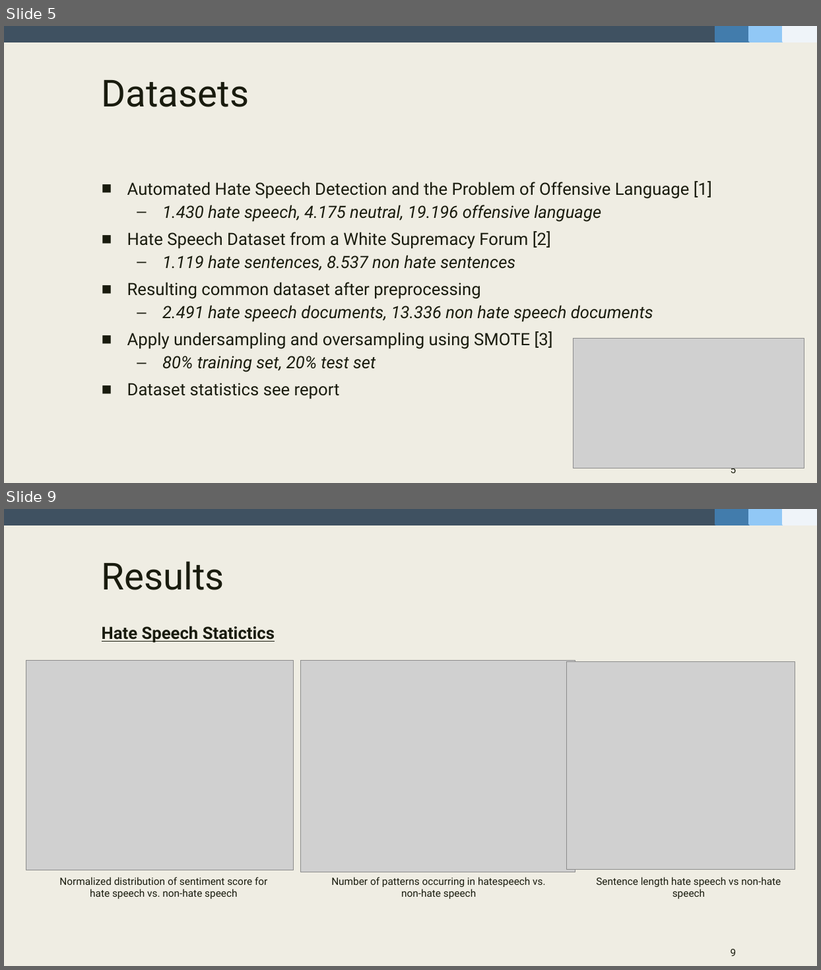
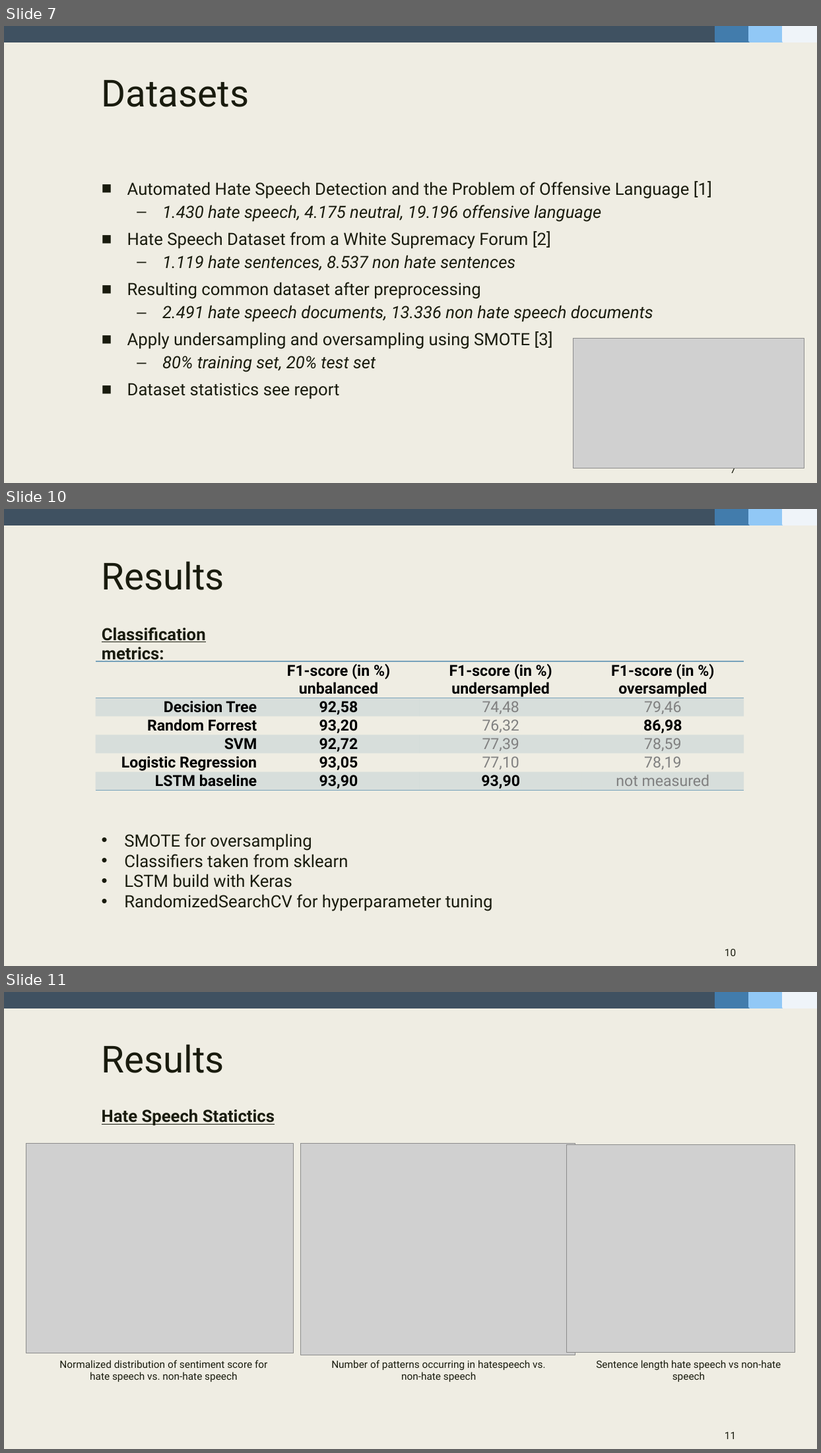
Before and after one commit to fidsusj/HateSpeechDetection, a slide deck: docs/presentation/presentation-slides.pptx. Shown one above the other, each under a label of ours: slides 5 and 9 before the commit, slides 7, 10 and 11 after it; the slides between them are not shown. The pictures are 821x970 and 821x1453 pixels, drawn with LibreOffice and Linux fonts; fonts in the diff are those of the drawing; grey boxes stand for pictures. Boxes give left, top, right and bottom in pixels: in the first picture for what was removed or moved away, otherwise in the second. Text is boxed around its words. In the diff, an @@ line names an element or a change of style, - is before the commit and + after.

```diff
--- a/docs/presentation/presentation-slides.pptx
+++ b/docs/presentation/presentation-slides.pptx
@@ slide 10 added at [4, 509, 817, 966], background #EFEDE3; not listed: 4 template elements that a slide beside it also shows @@
@@ title added at [102, 561, 224, 590], 44 pt, text #191B0E @@
+Results
@@ text added at [102, 627, 206, 662], 20 pt, text #191B0E, bold, underline @@
+Classification metrics:
@@ table added at [96, 661, 745, 793], 6 rows, 4 columns @@
+ | F1-score (in %) / unbalanced | F1-score (in %) / undersampled | F1-score (in %) / oversampled
+Decision Tree | 92,58 | 74,48 | 79,46
+Random Forrest | 93,20 | 76,32 | 86,98
+SVM | 92,72 | 77,39 | 78,59
+Logistic Regression | 93,05 | 77,10 | 78,19
+LSTM baseline | 93,90 | 93,90 | not measured
@@ text added at [124, 834, 493, 912], 20 pt, text #191B0E @@
+• SMOTE for oversampling
+• Classifiers taken from sklearn
+• LSTM build with Keras
+• RandomizedSearchCV for hyperparameter tuning
@@ page number added at [725, 949, 736, 956], 12 pt, text #191B0E @@
+10
@@ what was slide 5 is now slide 7 @@
@@ page number at [731, 468, 737, 473]: text changed @@
-5
+7
@@ what was slide 9 is now slide 11 @@
@@ page number at [725, 1432, 736, 1439]: text changed @@
-9
+11
```
Also in this commit, not shown: 4 slides changed, 2 other slides added, 1 slide removed, 2 other files.
